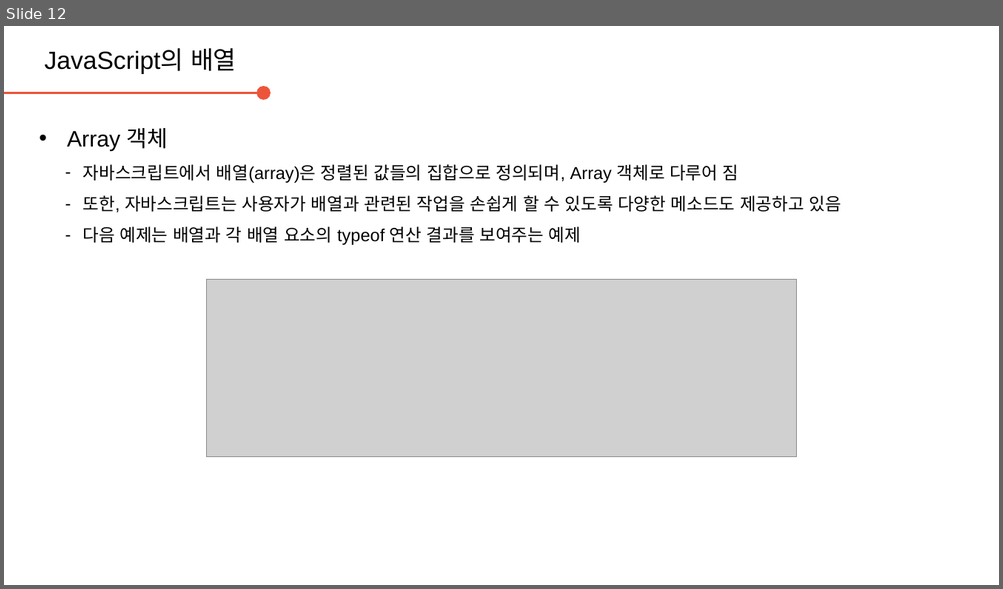
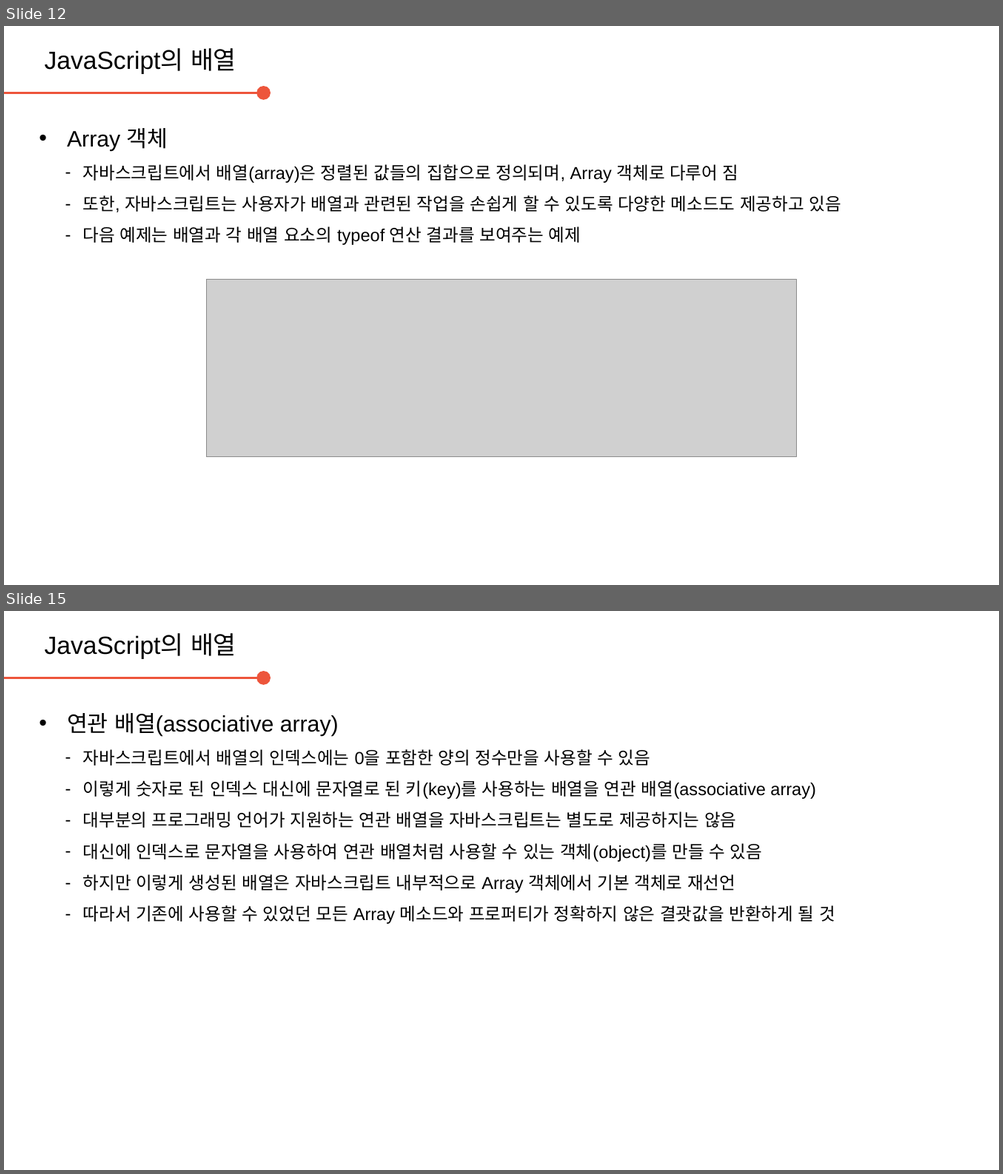
Before and after one commit to daegukdo/GCWM, a slide deck: 34/200824_JavaScript_array.pptx. Shown one above the other, each under a label of ours: slide 12 before the commit, slides 12 and 15 after it; the slides between them are not shown. The pictures are 1003x589 and 1003x1174 pixels, drawn with LibreOffice and Linux fonts; fonts in the diff are those of the drawing; grey boxes stand for pictures; background and template pictures are left out. Boxes give left, top, right and bottom in pixels: in the first picture for what was removed or moved away, otherwise in the second. Text is boxed around its words. In the diff, an @@ line names an element or a change of style, - is before the commit and + after.

Commit message:
get coding with me  - edit JavaScript resource (array)

```diff
--- a/34/200824_JavaScript_array.pptx
+++ b/34/200824_JavaScript_array.pptx
@@ slide 15 added at [4,611,999,1170], background #FFFFFF @@
@@ text added at [45,633,236,659], 20 pt, text #000000 @@
+JavaScript의 배열
@@ arrow added from (4, 678) to (264, 678), #ED553B 2.25 pt @@
@@ text added at [67,713,835,924], 14 pt, text #000000 @@
+• 연관 배열(associative array)
+  – 자바스크립트에서 배열의 인덱스에는 0을 포함한 양의 정수만을 사용할 수 있음
+  – 이렇게 숫자로 된 인덱스 대신에 문자열로 된 키(key)를 사용하는 배열을 연관 배열(associative array)
+  – 대부분의 프로그래밍 언어가 지원하는 연관 배열을 자바스크립트는 별도로 제공하지는 않음
+  – 대신에 인덱스로 문자열을 사용하여 연관 배열처럼 사용할 수 있는 객체(object)를 만들 수 있음
+  – 하지만 이렇게 생성된 배열은 자바스크립트 내부적으로 Array 객체에서 기본 객체로 재선언
+  – 따라서 기존에 사용할 수 있었던 모든 Array 메소드와 프로퍼티가 정확하지 않은 결괏값을 반환하게 될 것
```
Also in this commit, not shown: 10 other slides added, 1 slide removed, 1 other file.
